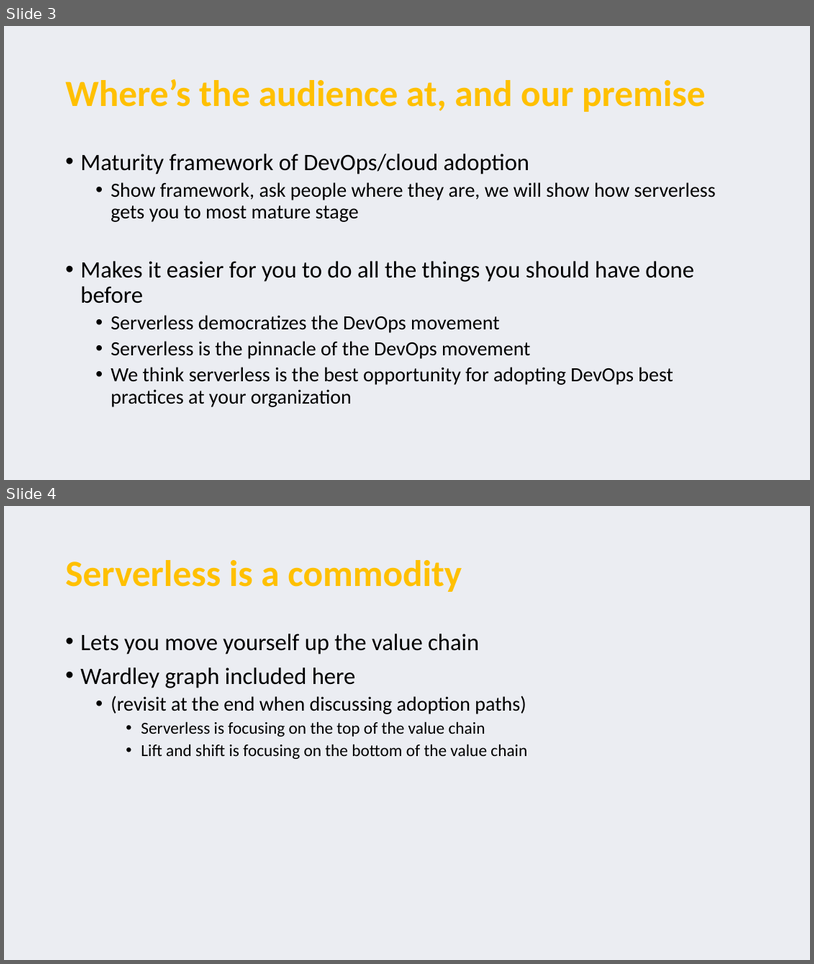
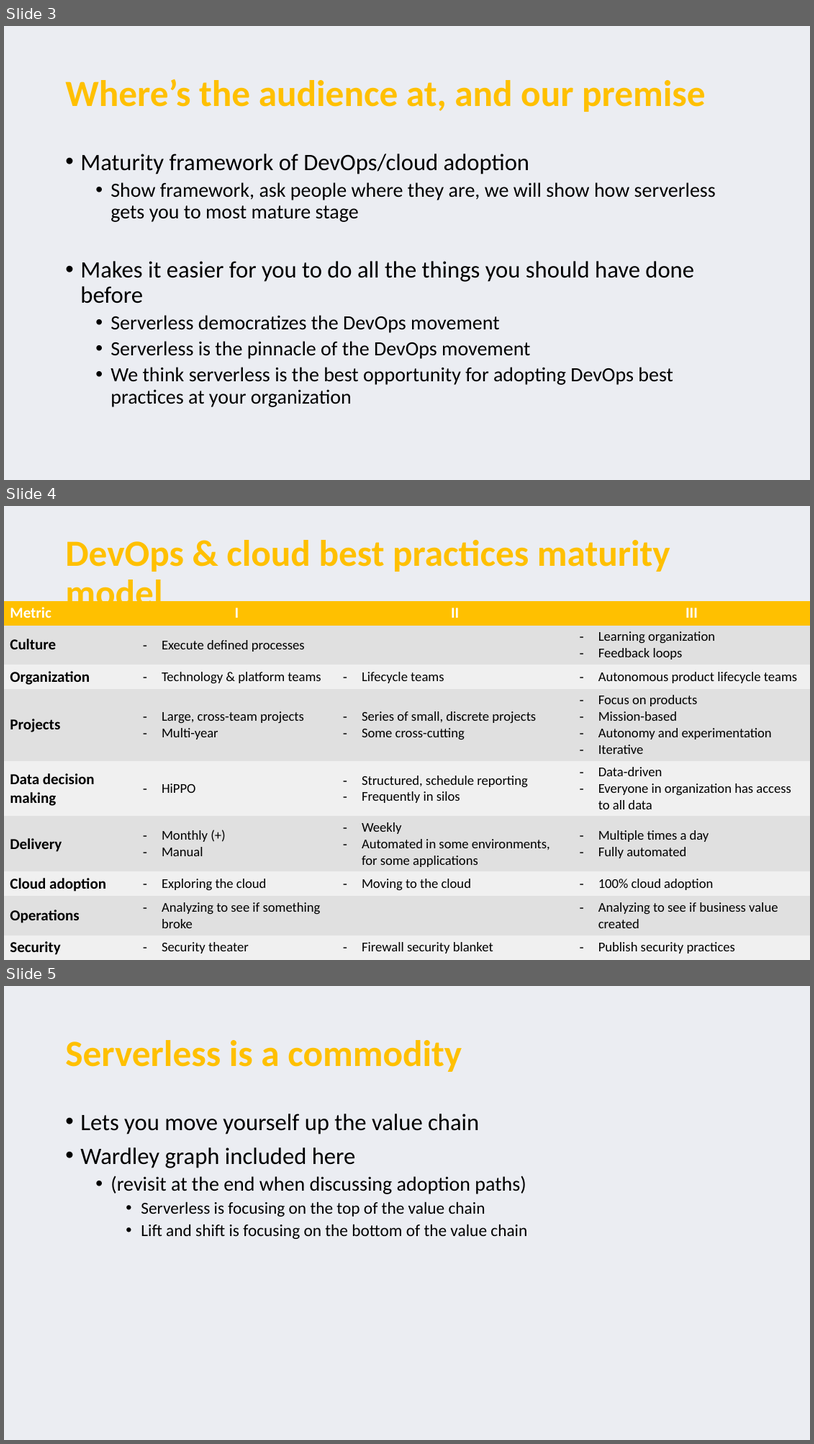
Before and after one commit to serverless-perspectives/pariveda-perspective, a slide deck: Serverless perspectives.pptx. Shown one above the other, each under a label of ours: slides 3 and 4 before the commit, slides 3, 4 and 5 after it. The pictures are 814x964 and 814x1444 pixels, drawn with LibreOffice and Linux fonts; fonts in the diff are those of the drawing. Boxes give left, top, right and bottom in pixels: in the first picture for what was removed or moved away, otherwise in the second. Text is boxed around its words. In the diff, an @@ line names an element or a change of style, - is before the commit and + after.

Commit message:
add maturity model

```diff
--- a/Serverless perspectives.pptx
+++ b/Serverless perspectives.pptx
@@ slide 4 added at (4, 506, 810, 960), background #EBEDF2 @@
@@ title added at (65, 540, 671, 601), 44 pt, text #FFC000, bold @@
+DevOps & cloud best practices maturity model
@@ table added at (4, 601, 810, 957), 9 rows, 4 columns @@
+Metric | I | II | III
+Culture | Execute defined processes |  | Learning organization / Feedback loops
+Organization | Technology & platform teams | Lifecycle teams | Autonomous product lifecycle teams
+Projects | Large, cross-team projects / Multi-year | Series of small, discrete projects / Some cross-cutting | Focus on products / Mission-based / Autonomy and experimentation / Iterative
+Data decision making | HiPPO | Structured, schedule reporting / Frequently in silos | Data-driven / Everyone in organization has access to all data
+Delivery | Monthly (+) / Manual | Weekly / Automated in some environments, for some applications | Multiple times a day / Fully automated
+Cloud adoption | Exploring the cloud | Moving to the cloud | 100% cloud adoption
+Operations | Analyzing to see if something broke |  | Analyzing to see if business value created
+Security | Security theater | Firewall security blanket | Publish security practices
@@ what was slide 4 is now slide 5 @@
```
